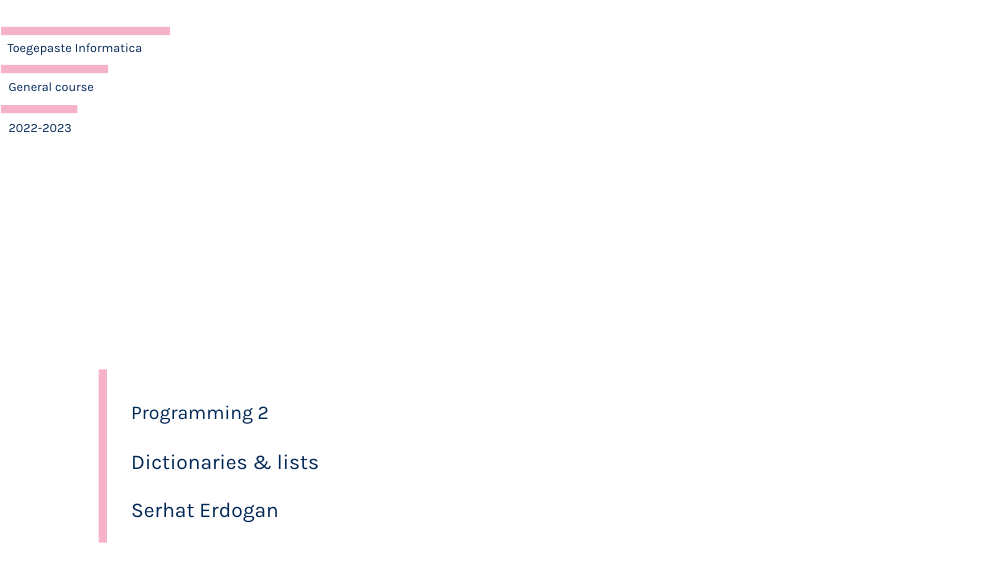
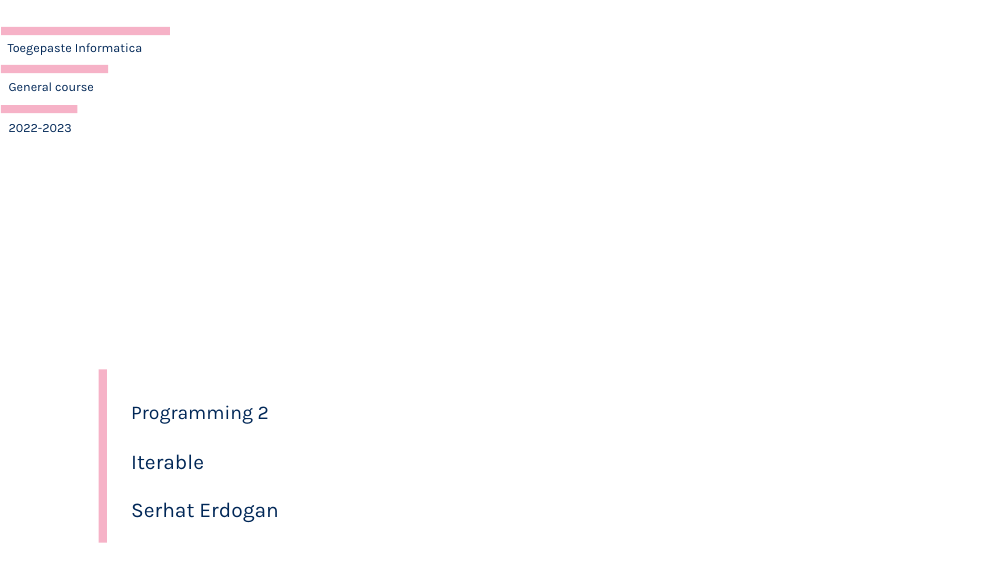
Before and after one commit to UCLL-PR2/exercises, a slide deck: slide 1 of 03-iterable/programming2_iterable.pptx. Drawn at 1008x567 pixels with LibreOffice and Linux fonts; fonts in the diff are those of the drawing; background and template pictures are left out. Boxes give left, top, right and bottom in pixels: in the first picture for what was removed or moved away, otherwise in the second. Text is boxed around its words. In the diff, an @@ line names an element or a change of style, - is before the commit and + after.

```diff
--- a/03-iterable/programming2_iterable.pptx
+++ b/03-iterable/programming2_iterable.pptx
@@ text at [131, 454, 204, 470]: text changed @@
-Dictionaries & lists
+Iterable
```
Also in this commit, not shown: 3 other slides changed, 1 slide added.
